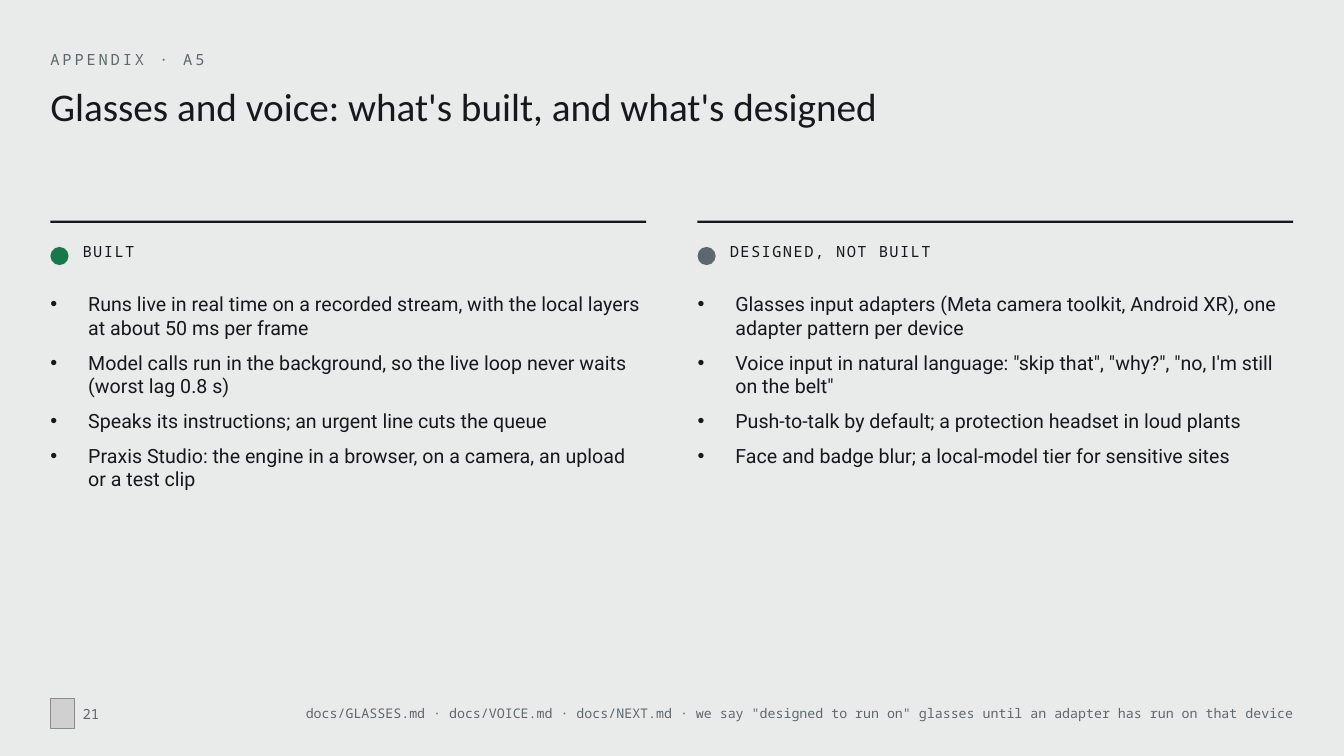
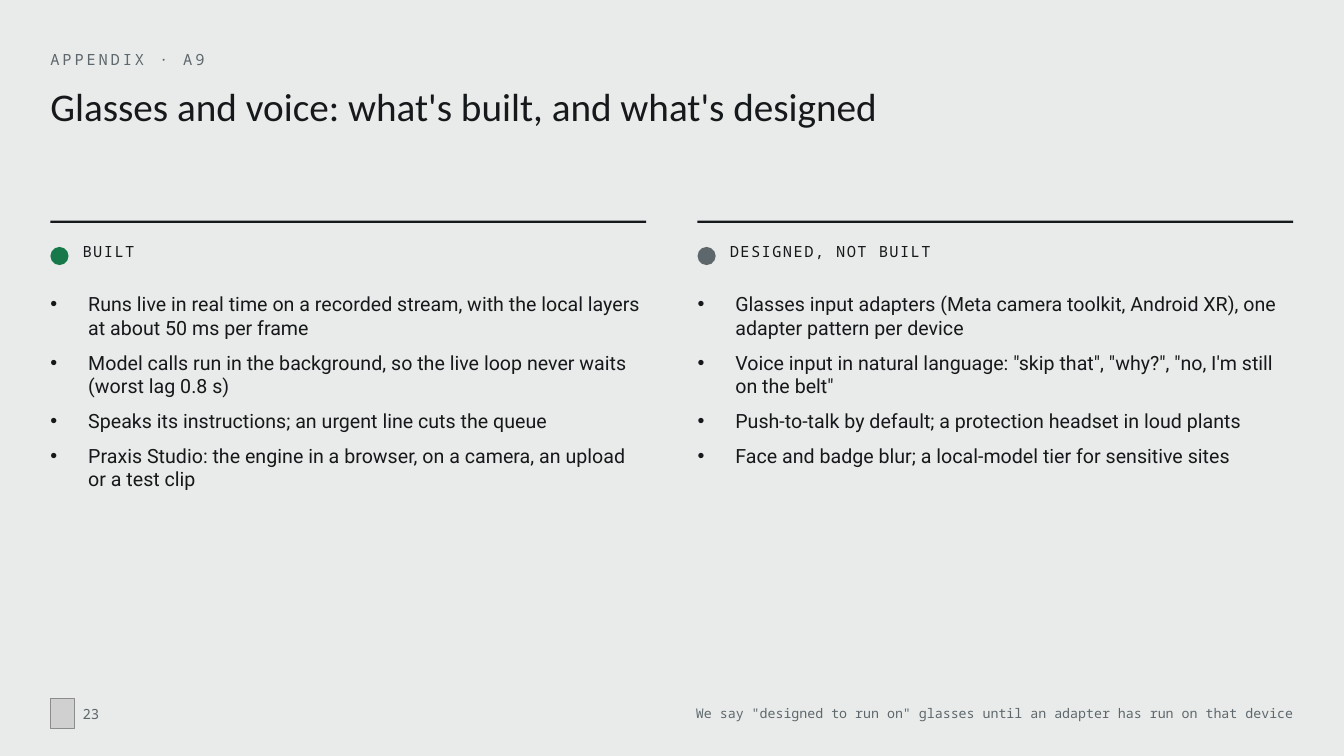
Before and after one commit to MonishSaravana/praxis, a slide deck: slide 23 of deck/Praxis_SAH_Oct2026.pptx (slide 21 before the commit). Drawn at 1344x756 pixels with LibreOffice and Linux fonts; fonts in the diff are those of the drawing; grey boxes stand for pictures. Boxes give left, top, right and bottom in pixels: in the first picture for what was removed or moved away, otherwise in the second. Text is boxed around its words. In the diff, an @@ line names an element or a change of style, - is before the commit and + after.

```diff
--- a/deck/Praxis_SAH_Oct2026.pptx
+++ b/deck/Praxis_SAH_Oct2026.pptx
@@ text at bbox=[50, 54, 204, 65]: text changed @@
-APPENDIX · A5
+APPENDIX · A9
@@ page number at bbox=[83, 709, 100, 719]: text changed @@
-21
+23
@@ text at bbox=[696, 708, 1293, 721]: text changed @@
-docs/GLASSES.md · docs/VOICE.md · docs/NEXT.md · we say "designed to run on" glasses until an adapter has run on that device
+We say "designed to run on" glasses until an adapter has run on that device
```
Also in this commit, not shown: 15 other slides changed, 7 slides added, 6 slides removed, 59 other files.
